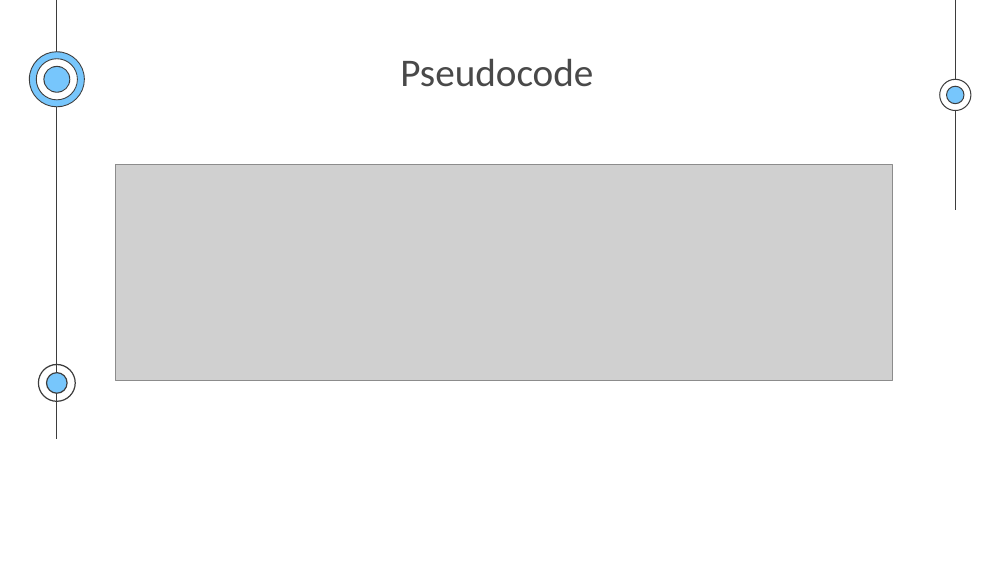
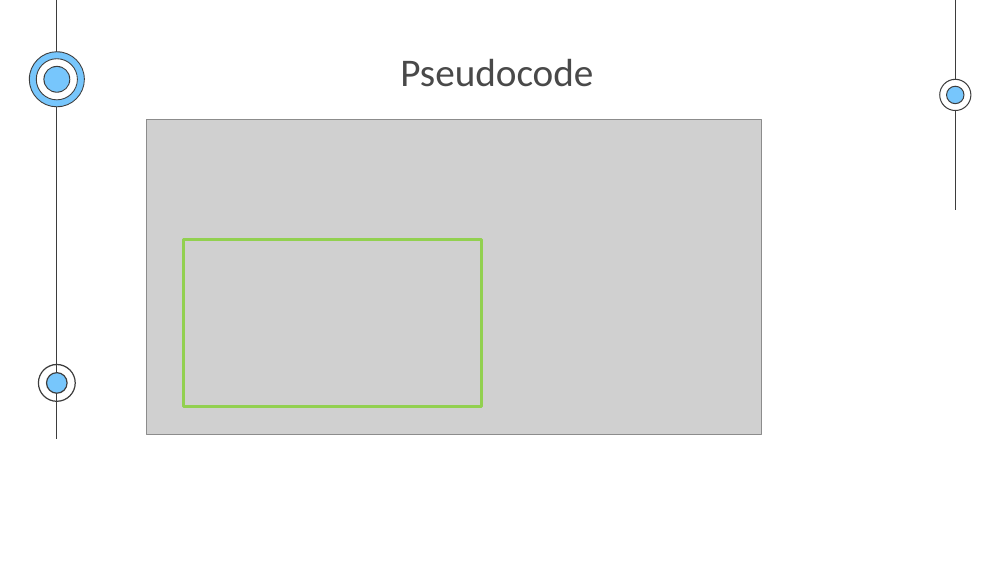
Before and after one commit to pnmq1103/cs163-seminar, a slide deck: slide 33 of presentation.pptx (slide 36 before the commit). Drawn at 1008x567 pixels with LibreOffice and Linux fonts; fonts in the diff are those of the drawing; grey boxes stand for pictures. Boxes give left, top, right and bottom in pixels: in the first picture for what was removed or moved away, otherwise in the second. Text is boxed around its words. In the diff, an @@ line names an element or a change of style, - is before the commit and + after.

```diff
--- a/presentation.pptx
+++ b/presentation.pptx
@@ picture: place and size @@
-picture at [116,164,892,380]
+picture at [146,120,761,434]
@@ rectangle added at [183,239,481,406], outline #92D050 2 pt @@
```
Also in this commit, not shown: 28 other slides changed, 5 slides removed.
